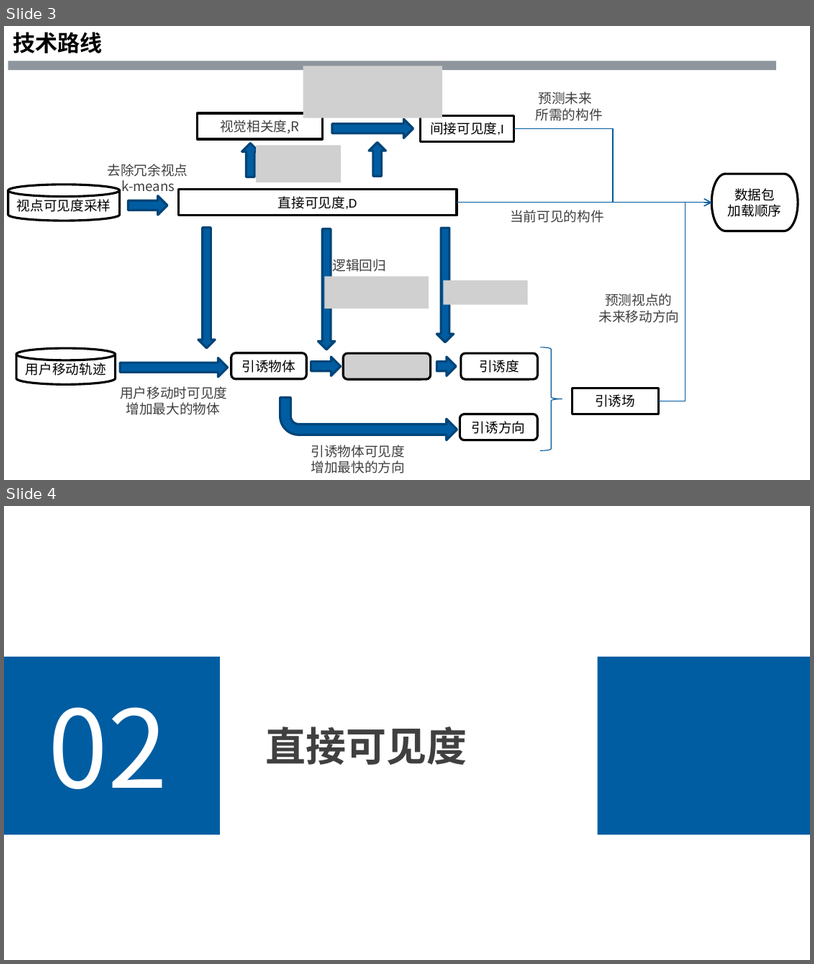
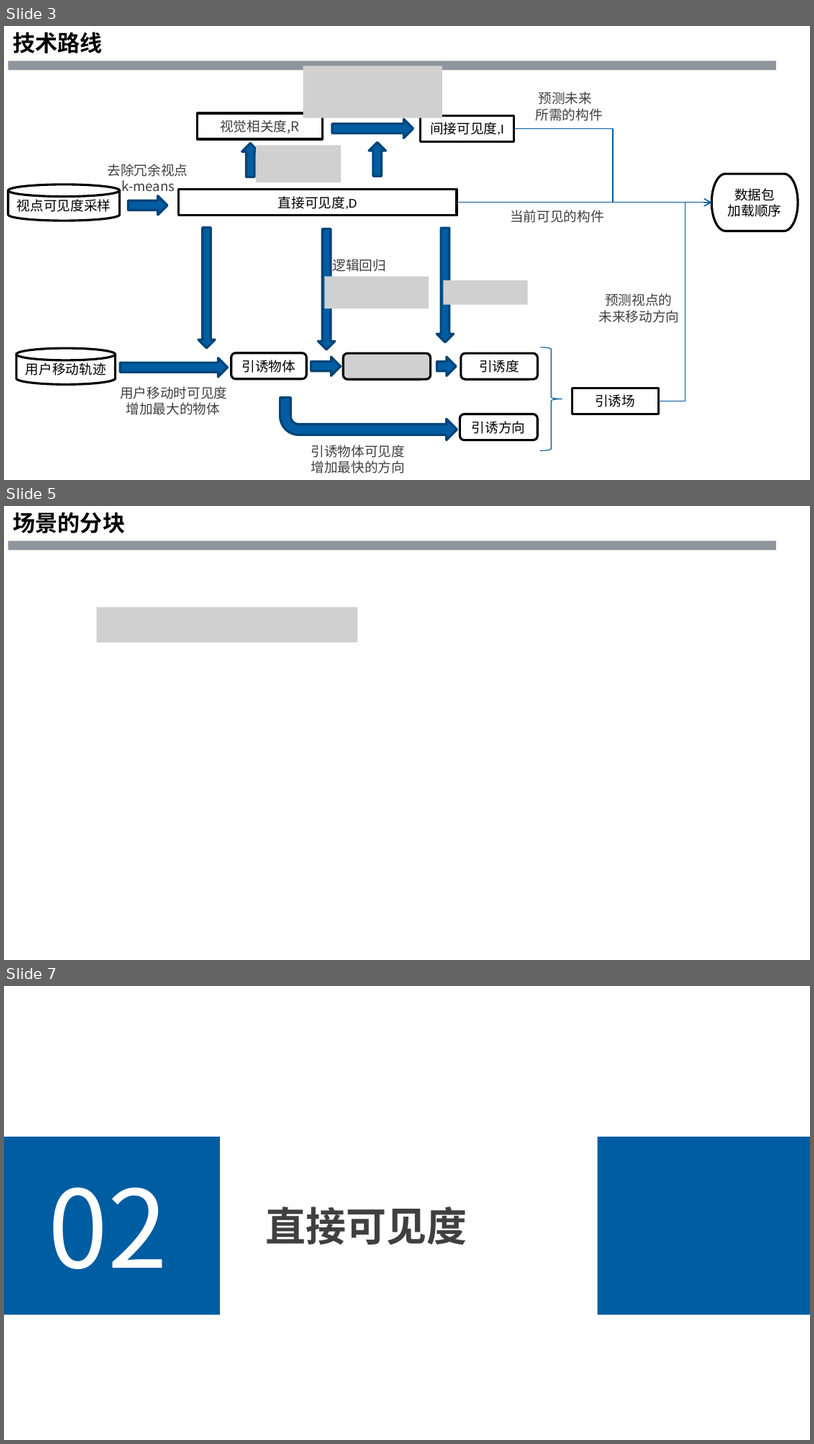
Before and after one commit to bigOrange123456789/IndirectVisibility, a slide deck: README.pptx. Shown one above the other, each under a label of ours: slides 3 and 4 before the commit, slides 3, 5 and 7 after it; the slides between them are not shown. The pictures are 814x964 and 814x1444 pixels, drawn with LibreOffice and Linux fonts; fonts in the diff are those of the drawing; grey boxes stand for pictures; background and template pictures are left out. Boxes give left, top, right and bottom in pixels: in the first picture for what was removed or moved away, otherwise in the second. Text is boxed around its words. In the diff, an @@ line names an element or a change of style, - is before the commit and + after.

```diff
--- a/README.pptx
+++ b/README.pptx
@@ slide 5 added at [4, 506, 810, 960], background picture (left out) @@
@@ text added at [13, 512, 126, 533], 20 pt, text #000000, bold @@
+场景的分块
@@ rectangle added at [8, 541, 777, 551], fill #8F959C @@
@@ picture added at [97, 607, 358, 642] @@
@@ what was slide 4 is now slide 7 @@
```
Also in this commit, not shown: 1 slide changed, 2 other slides added.
